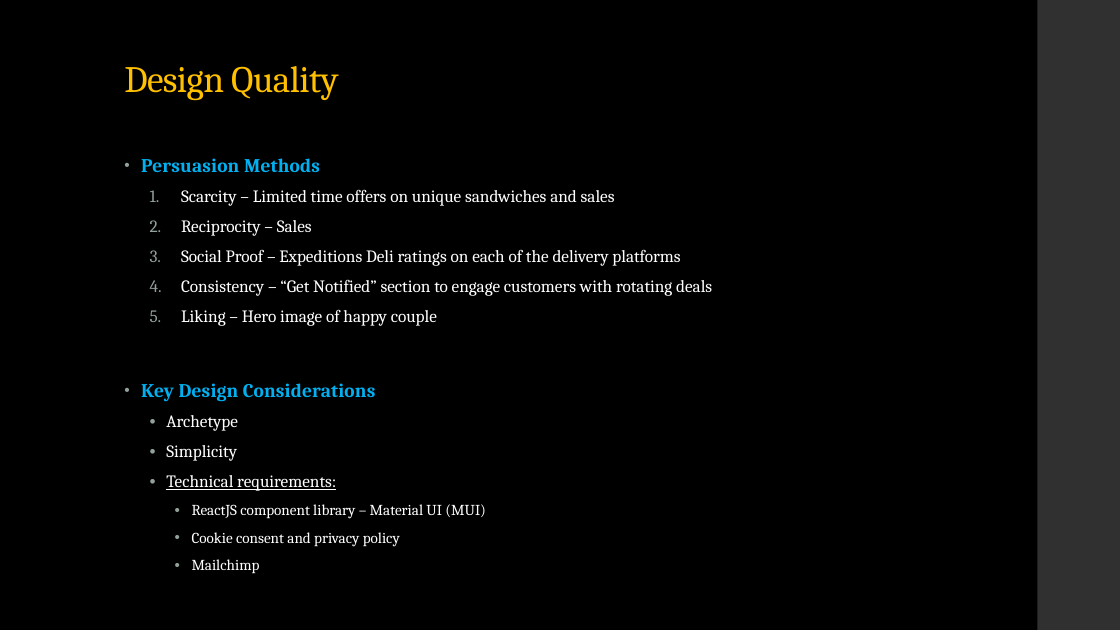
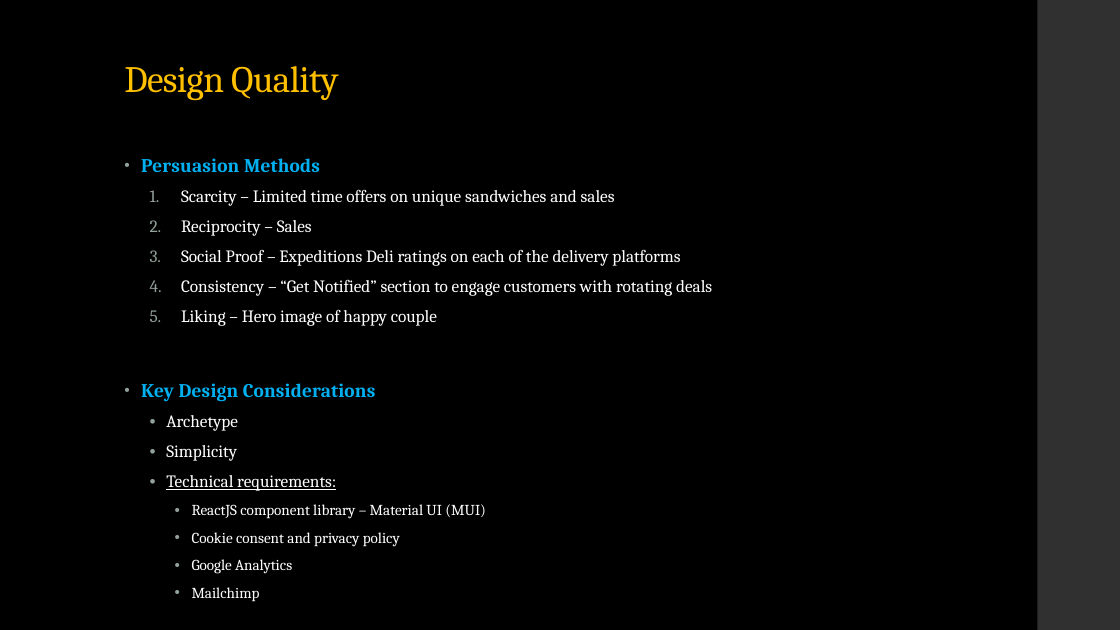
Before and after one commit to Tbyrne22/deli_final_project, a slide deck: slide 8 of IS601_Expeditions-deli.pptx. Drawn at 1120x630 pixels with LibreOffice and Linux fonts; fonts in the diff are those of the drawing. Boxes give left, top, right and bottom in pixels: in the first picture for what was removed or moved away, otherwise in the second. Text is boxed around its words. In the diff, an @@ line names an element or a change of style, - is before the commit and + after.

```diff
--- a/IS601_Expeditions-deli.pptx
+++ b/IS601_Expeditions-deli.pptx
@@ text at <box>192,559,292,574</box>: paragraph added @@
+    • Google Analytics
```
Also in this commit, not shown: 2 other slides changed.
